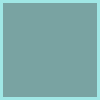
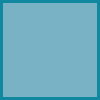
Layers edited between the first and the second (100, 100) image:
painted on "Paint Layer 1" over [0, 0, 100, 100]
